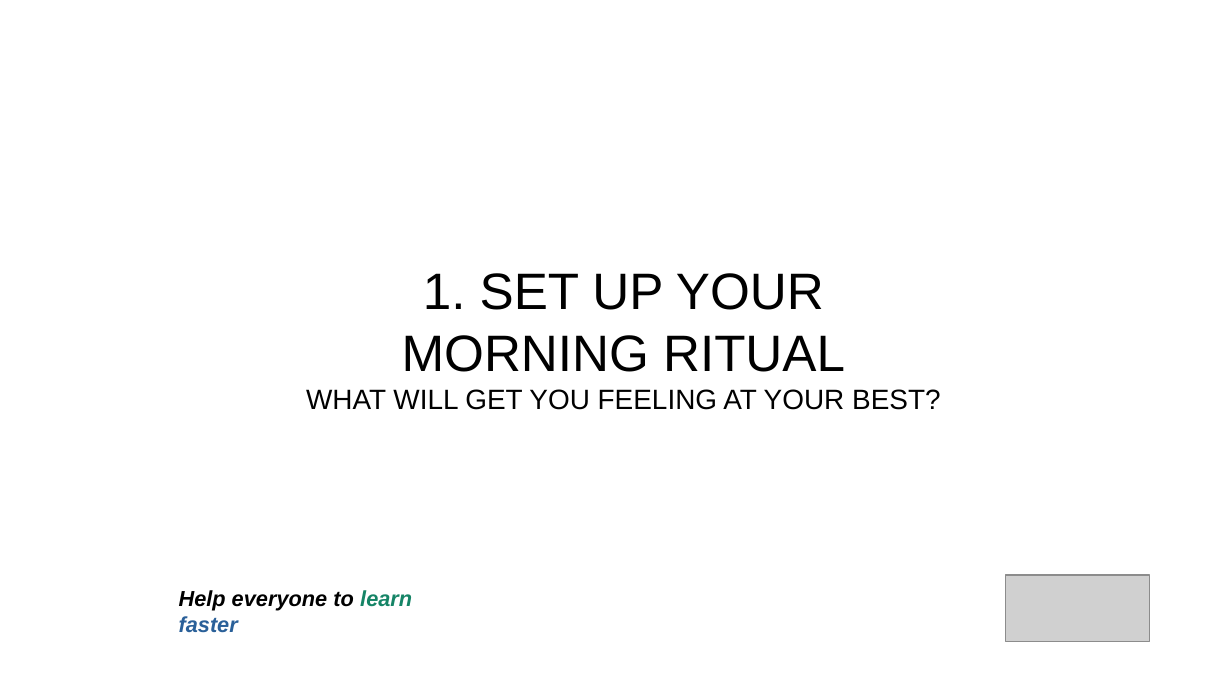
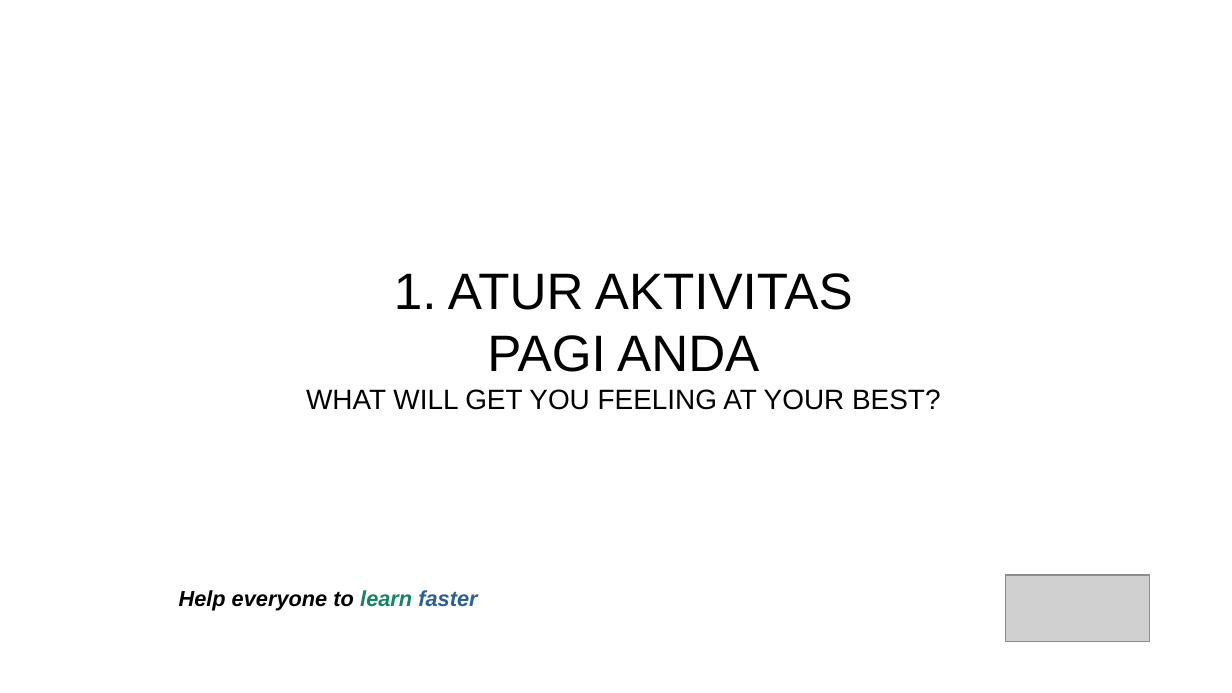
Before and after one commit to jejaksaid/course-flc, a slide deck: slide 70 of Time Management/time-management.pptx. Drawn at 1232x693 pixels with LibreOffice and Linux fonts; fonts in the diff are those of the drawing; grey boxes stand for pictures; background and template pictures are left out. Boxes give left, top, right and bottom in pixels: in the first picture for what was removed or moved away, otherwise in the second. Text is boxed around its words. In the diff, an @@ line names an element or a change of style, - is before the commit and + after.

```diff
--- a/Time Management/time-management.pptx
+++ b/Time Management/time-management.pptx
@@ text at <box>394,273,853,372</box>: text changed @@
-1. SET UP YOUR
-MORNING RITUAL
+1. ATUR AKTIVITAS
+PAGI ANDA
@@ text "Help everyone to learn faster" rewrapped from <box>179,590,412,633</box> to <box>179,590,477,611</box> @@
```
Also in this commit, not shown: 56 other slides changed, 1 slide added, 1 slide removed, 2 other files.
